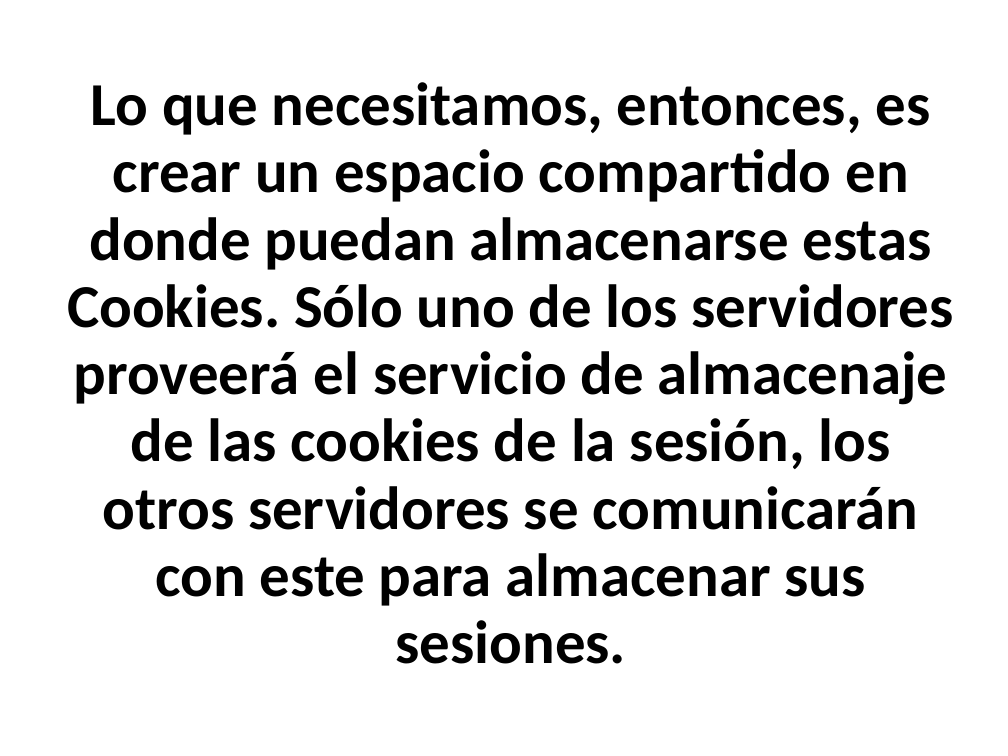
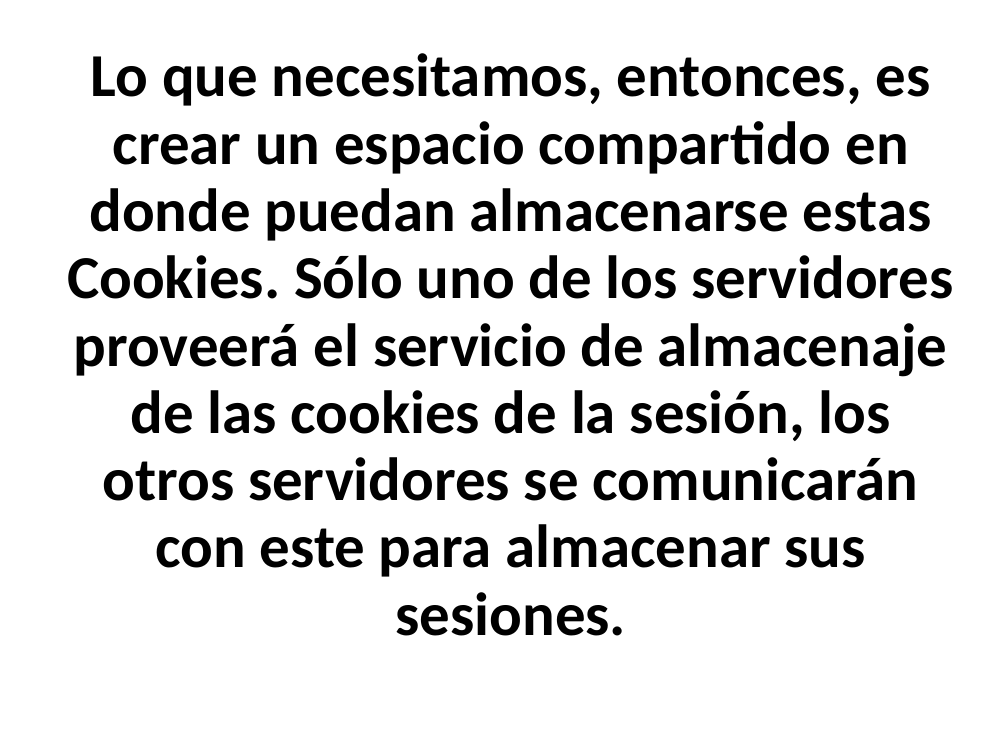
Before and after one commit to ltisera/MazeRedes, a slide deck: slide 35 of RedesTPsso/Documentacion/SSO.ppt (slide 29 before the commit). Drawn at 1008x756 pixels with LibreOffice and Linux fonts; fonts in the diff are those of the drawing. Boxes give left, top, right and bottom in pixels: in the first picture for what was removed or moved away, otherwise in the second. Text is boxed around its words. In the diff, an @@ line names an element or a change of style, - is before the commit and + after.

```diff
--- a/RedesTPsso/Documentacion/SSO.ppt
+++ b/RedesTPsso/Documentacion/SSO.ppt
@@ text "Lo que necesitamos, entonces, es ...": place and size @@
-text "Lo que necesitamos, entonces, es ..." at [67,82,954,664]
+text "Lo que necesitamos, entonces, es ..." at [67,53,954,636]
```
Also in this commit, not shown: 6 other slides changed, 9 slides added, 1 slide removed.
